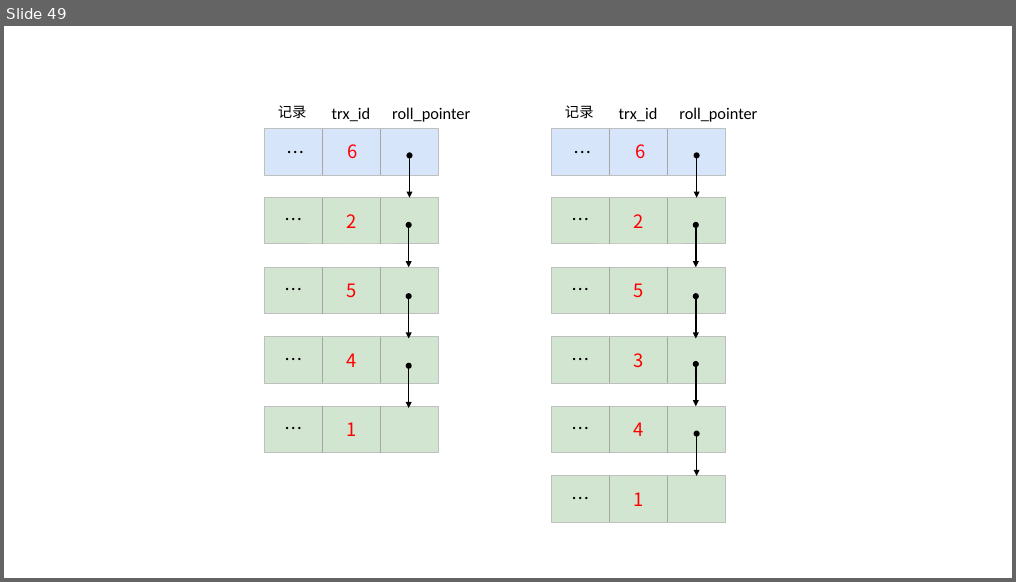
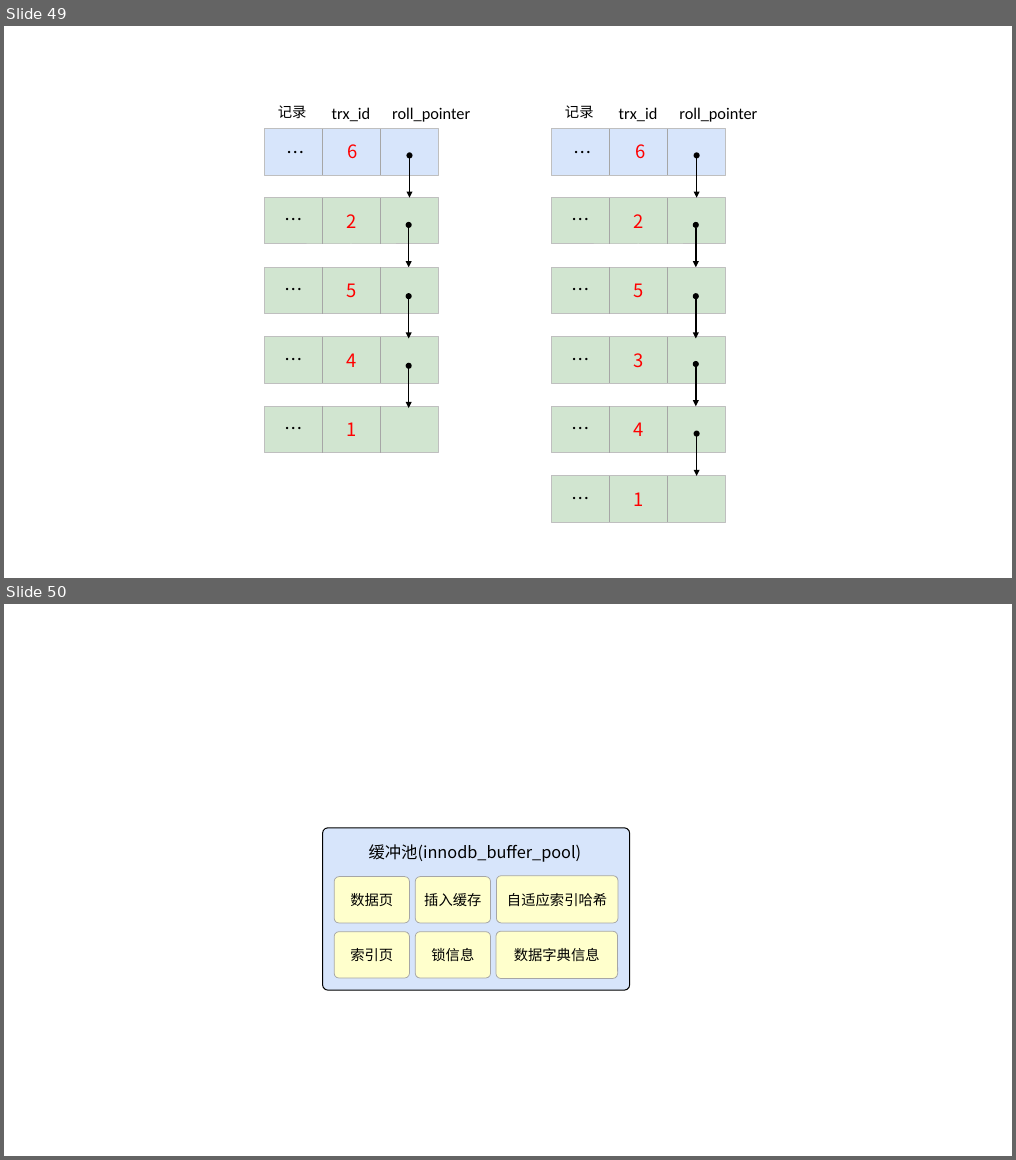
Before and after one commit to Qlj-1966910355/Learning-Materials, a slide deck: learn-file/新建 Microsoft Office PowerPoint 演示文稿.pptx. Shown one above the other, each under a label of ours: slide 49 before the commit, slides 49 and 50 after it. The pictures are 1016x582 and 1016x1160 pixels, drawn with LibreOffice and Linux fonts; fonts in the diff are those of the drawing. Boxes give left, top, right and bottom in pixels: in the first picture for what was removed or moved away, otherwise in the second. Text is boxed around its words. In the diff, an @@ line names an element or a change of style, - is before the commit and + after.

```diff
--- a/learn-file/新建 Microsoft Office PowerPoint 演示文稿.pptx
+++ b/learn-file/新建 Microsoft Office PowerPoint 演示文稿.pptx
@@ slide 50 added at [4,604,1012,1156], background #FFFFFF @@
@@ rounded rectangle added at [323,828,629,990], fill #D7E5FB, outline #000000 1 pt @@
@@ text added at [369,844,582,862], 16 pt, text #000000 @@
+缓冲池(innodb_buffer_pool)
@@ rounded rectangle added at [334,876,409,923], fill #FFFFCC, outline #A6A6A6 0.75 pt, 14 pt, text #000000 @@
+数据页
@@ rounded rectangle added at [415,876,490,923], fill #FFFFCC, outline #A6A6A6 0.75 pt, 14 pt, text #000000 @@
+插入缓存
@@ rounded rectangle added at [496,875,618,923], fill #FFFFCC, outline #A6A6A6 0.75 pt, 14 pt, text #000000 @@
+自适应索引哈希
@@ rounded rectangle added at [334,931,409,978], fill #FFFFCC, outline #A6A6A6 0.75 pt, 14 pt, text #000000 @@
+索引页
@@ rounded rectangle added at [415,931,490,978], fill #FFFFCC, outline #A6A6A6 0.75 pt, 14 pt, text #000000 @@
+锁信息
@@ rounded rectangle added at [496,931,618,979], fill #FFFFCC, outline #A6A6A6 0.75 pt, 14 pt, text #000000 @@
+数据字典信息
```
Also in this commit, not shown: 1 other file.
